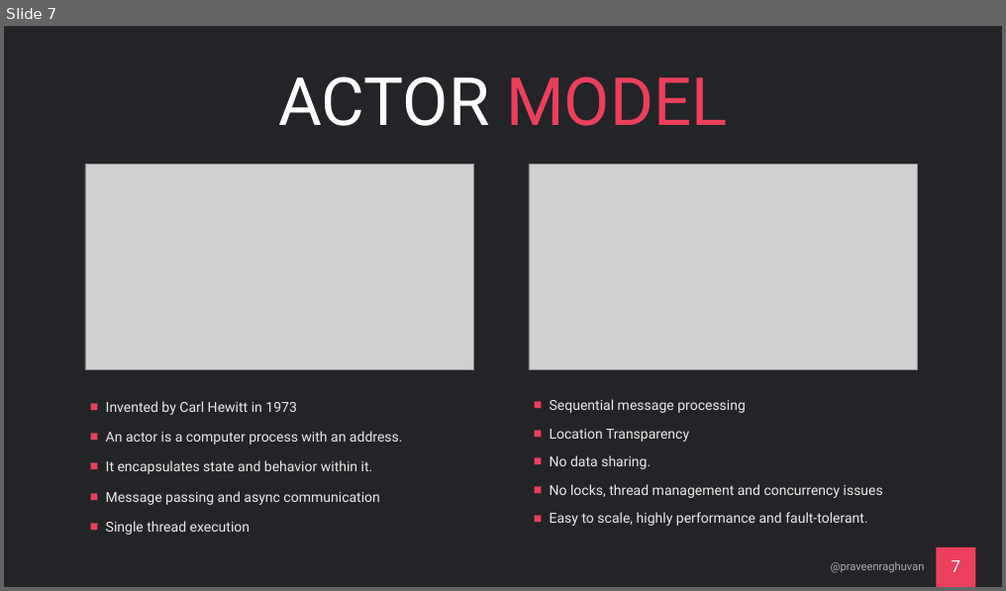
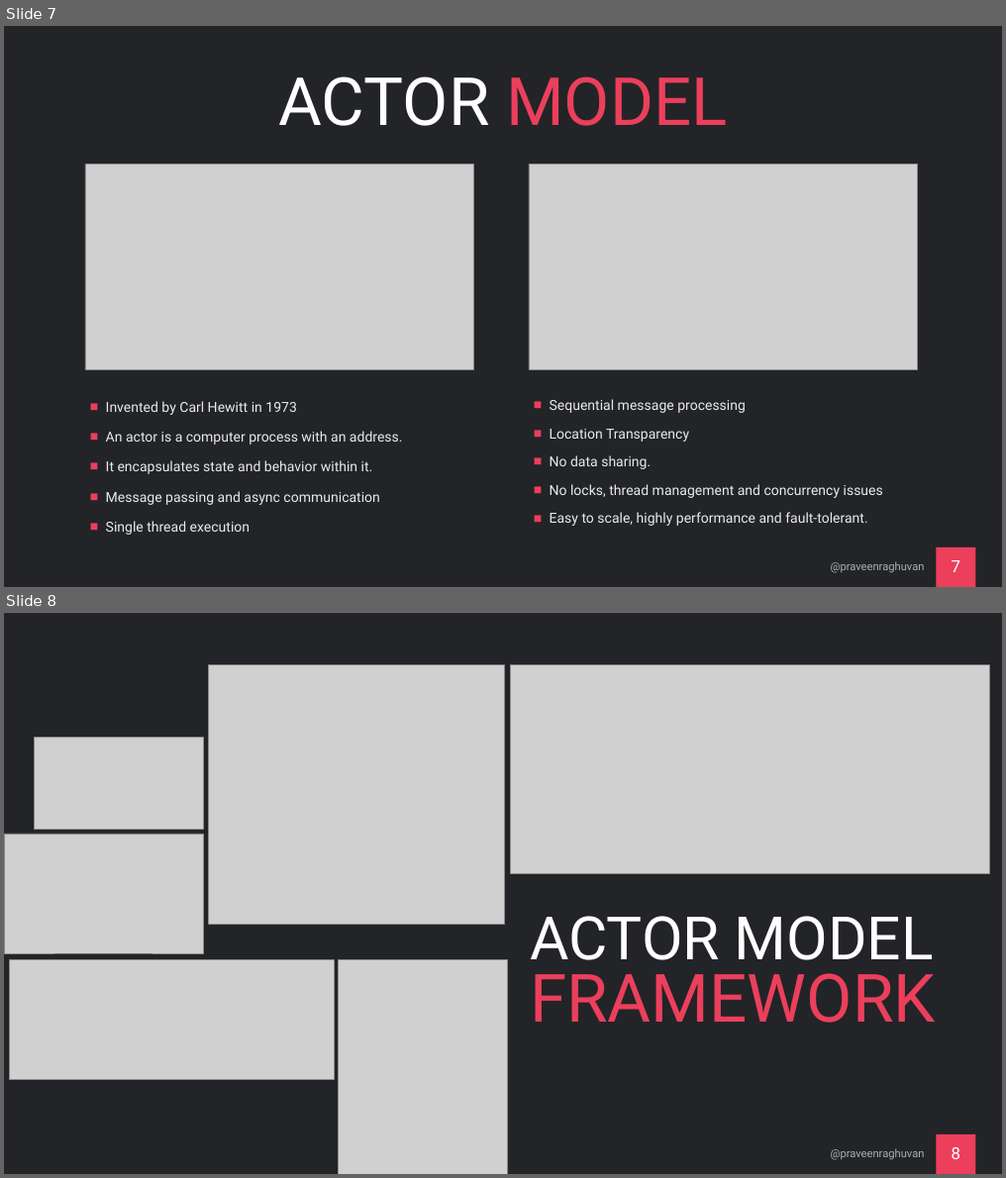
Before and after one commit to praveenraghuvanshi/tech-sessions, a slide deck: drafts/Orleans/ppt/Orleans_draft.pptx. Shown one above the other, each under a label of ours: slide 7 before the commit, slides 7 and 8 after it. The pictures are 1006x591 and 1006x1178 pixels, drawn with LibreOffice and Linux fonts; fonts in the diff are those of the drawing; grey boxes stand for pictures. Boxes give left, top, right and bottom in pixels: in the first picture for what was removed or moved away, otherwise in the second. Text is boxed around its words. In the diff, an @@ line names an element or a change of style, - is before the commit and + after.

```diff
--- a/drafts/Orleans/ppt/Orleans_draft.pptx
+++ b/drafts/Orleans/ppt/Orleans_draft.pptx
@@ slide 8 added at <box>4,613,1002,1174</box>, background #222427; not listed: 1 template element that a slide beside it also shows @@
@@ picture added at <box>209,664,505,924</box> @@
@@ picture added at <box>510,664,989,874</box> @@
@@ picture added at <box>34,737,203,830</box> @@
@@ picture added at <box>4,834,203,954</box> @@
@@ title added at <box>530,916,936,1023</box>, 86.4 pt, text #FFFFFF @@
+ACTOR MODEL FRAMEWORK
@@ picture added at <box>10,960,334,1079</box> @@
@@ picture added at <box>338,960,507,1174</box> @@
@@ text added at <box>831,1150,925,1160</box>, 16 pt, text #B0B0B0 @@
+@praveenraghuvan
@@ page number added at <box>951,1148,960,1159</box>, 24 pt, text #FFFFFF @@
+8
```
Also in this commit, not shown: 3 slides changed, 1 other slide added, 4 slides removed, 8 other files.
